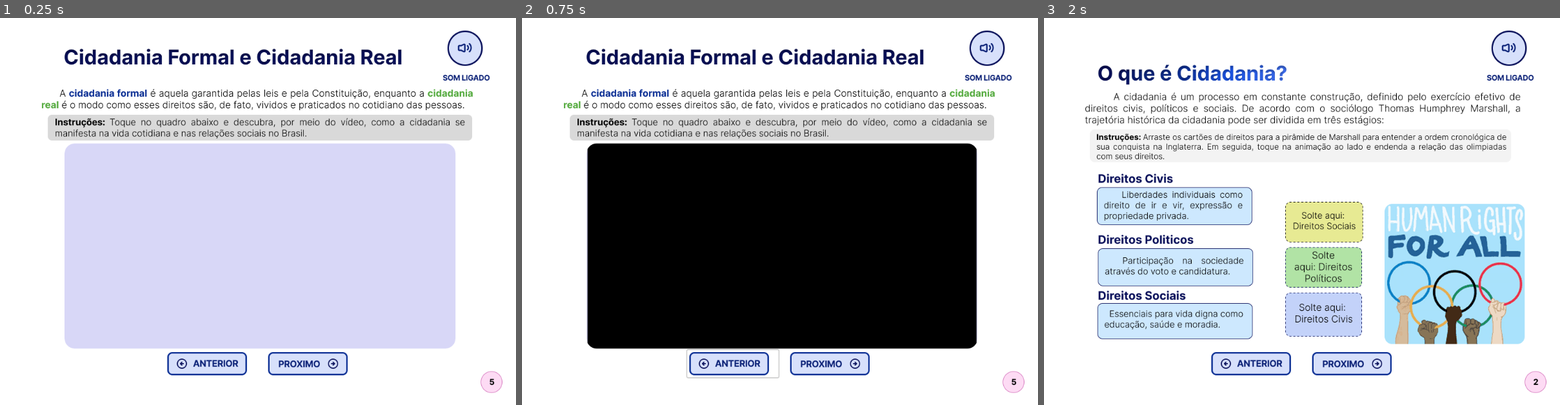
Above: before the commit, frames 1-3 (left to right).
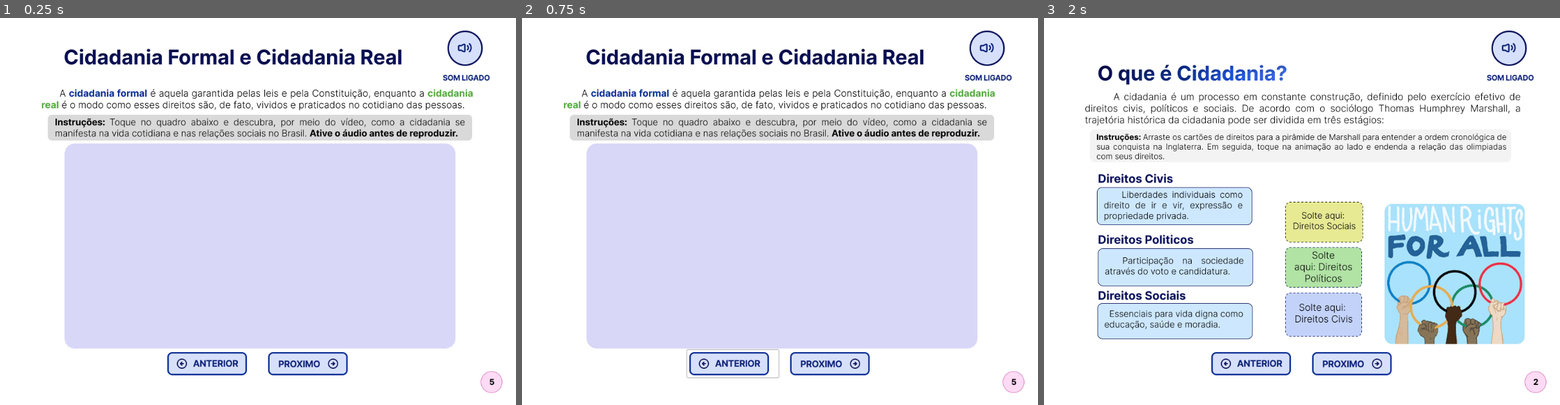
Above: after the commit, the same moments.

Repository: beatrizldsantos/ebook-direitos-e-cidadania
Game: Godot game, scene res://scenes/frame5_cidFormal.tscn
The game is run twice, just before and just after one commit, with the same random seed, the same clock (stepped at 60 frames per second) and the same inputs. This scene is started directly instead of the project's main scene. Video files are missing from this copy of the repository; at most half a second of black plays in their place.
Inputs (mouse positions are in pixels of both pictures, inside the frame that each line leads up to):
- Up to frame 1 (0.25 s): no input
- Up to frame 2 (0.75 s): click (733, 362) at 0.5 s
- Up to frame 3 (2 s): click (1348, 362) at 1.25 s

The runs differ from the first frame. In frame 1, 0.3% of the frame differs, in the area x 60-89%, y 28-32%; in frame 2, 40%, in the area x 12-89%, y 28-86%; in frame 3, nothing differs.

Commit message:
fix(video): força parada da reprodução quando o áudio global é desligado, garantindo que vídeo e narração nunca toquem simultaneamente

Diff:
--- a/scripts/AudioManager.gd
+++ b/scripts/AudioManager.gd
@@ -56,6 +56,8 @@
 func toggle() -> void:
 	set_enabled(!is_enabled)
 
+func force_stop():
+	_player.stop()
 
 func _apply_enabled_state() -> void:
 	if not is_enabled:
--- a/scripts/VideoStreamPlayer.gd
+++ b/scripts/VideoStreamPlayer.gd
@@ -1,25 +1,32 @@
 extends VideoStreamPlayer
 
 @onready var video_stream_player: VideoStreamPlayer = $"."
+@onready var panel := get_tree().get_current_scene().get_node("Control/Panel")
+
 var touch_start_pos: Vector2
 
 func _ready():
 	add_to_group("video_group")
 	video_stream_player.stop()
-
-	AudioManager.video_playing = false
 	AudioManager.audio_forced_on.connect(_on_audio_forced_on)
+	AudioManager.enabled_changed.connect(_on_audio_toggled)
 
 
 func _input(event):
 
 	if event is InputEventScreenTouch:
+		if not panel.get_global_rect().has_point(event.position):
+			return
+
 		if event.pressed:
 			touch_start_pos = event.position
 		else:
 			_handle_tap_or_swipe(event.position)
 
 	elif event is InputEventMouseButton and event.button_index == MOUSE_BUTTON_LEFT:
+		if not panel.get_global_rect().has_point(event.position):
+			return
+
 		if event.pressed:
 			touch_start_pos = event.position
 		else:
@@ -32,36 +39,53 @@
 	if delta.length() < 20:
 
 		if video_stream_player.is_playing():
+
 			video_stream_player.paused = not video_stream_player.paused
 
 			if video_stream_player.paused:
-				AudioManager.video_playing = false
-				# NÃO chamar AudioManager.resume_current()
+				return
 
-			else:
-				AudioManager.video_playing = true
-				AudioManager.pause_current()
+			if not AudioManager.is_enabled:
+				video_stream_player.paused = true
+				return
+
+			AudioManager.stop()
+			return
 
 		else:
-			AudioManager.video_playing = true
-			AudioManager.pause_current()
+			if not AudioManager.is_enabled:
+				return
+
+			AudioManager.stop()
 			video_stream_player.play()
+			return
 
 	elif delta.x < -50:
-		force_video_stop()
+		var was_playing := video_stream_player.is_playing()
+		video_stream_player.stop()
+
+		if was_playing and AudioManager.is_enabled:
+			AudioManager.play_for_page(AudioManager.current_page_index)
+
+		return
 
 	elif delta.y < -50:
-		force_video_stop()
-		AudioManager.pause_current()
-		AudioManager.video_playing = true
+
+		if not AudioManager.is_enabled:
+			return
+
+		video_stream_player.stop()
+		AudioManager.stop()
 		video_stream_player.play()
+		return
+
 
 func _on_audio_forced_on() -> void:
+	if video_stream_player.is_playing() and not video_stream_player.paused:
+		video_stream_player.stop()
 
-	if video_stream_player.is_playing() and not video_stream_player.paused:
-		force_video_stop()
 
-# usado pelo AudioManager via call_group("video_group", "force_video_stop")
-func force_video_stop() -> void:
-	video_stream_player.stop()
-	AudioManager.video_playing = false
+func _on_audio_toggled(value: bool) -> void:
+	if not value:
+		if video_stream_player.is_playing() or video_stream_player.paused:
+			video_stream_player.stop()
Binary file changed: assets/images/Frame 5 - Cidadania formal x Real.png
